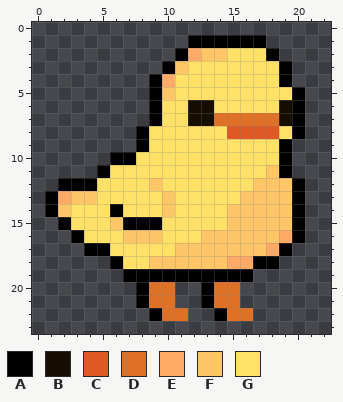
Edited in one commit: pixel-art sprite (data/gfx/waddle_idle_0.png). The picture above is the old version.
The file is 23x24 pixels.
Palette (. is transparent): A #000000  B #150e01  C #df5826  D #df7126  E #ffab67  F #ffc667  G #ffe167
Pixels before, first column x 1:
 1 ...........AAAAAA...
 2 ..........AEFFGGGA..
 3 .........AFGGGGGGGA.
 4 ........AEGGGGGGGGA.
 5 ........AFGGGGGGGGGA
 6 ........AGGBBGGGGGBA
 7 ........AGGBBDDDDDBA
 8 .......AGGGGGGCCCCGA
 9 .......AGGGGGGGGGGA.
10 .....AAGGGGGGGGGGGA.
11 ....AGGGGGGGGGGGGFA.
12 .AAAGGGGFGGGGGGGFFFA
13 AEFFGGGGGFGGGGGFFFFA
14 AFGGGAGGGFGGGGFFFFFA
15 .AGGGFAAAGGGGGFFFFFA
16 ..AGGGFFFGGGFFFFFFEA
17 ...AAGGGGGFFFFFFFEA.
18 .....AGGFFFFFFEEAA..
19 ......AAAAAAAAAA....
20 .......ADD..ADD.....
21 .......ADD..ADD.....
22 ........ADD..ADD....
The same view after the edit:
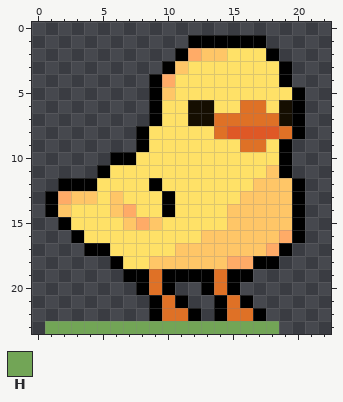
Colours new in this view: H #72a556
The exact change:
{"y":6,"x":16,"old":"GG","new":"DD"}
{"y":8,"x":14,"old":"G","new":"D"}
{"y":8,"x":19,"old":"G","new":"D"}
{"y":9,"x":16,"old":"GG","new":"DD"}
{"y":12,"x":9,"old":"F","new":"A"}
{"y":13,"x":6,"old":"G","new":"F"}
{"y":13,"x":10,"old":"F","new":"A"}
{"y":14,"x":6,"old":"AG","new":"FE"}
{"y":14,"x":10,"old":"F","new":"A"}
{"y":15,"x":6,"old":"FAAA","new":"GFEF"}
{"y":16,"x":7,"old":"FFF","new":"GGG"}
{"y":19,"x":9,"old":"A","new":"D"}
{"y":19,"x":14,"old":"A","new":"D"}
{"y":20,"x":10,"old":"D","new":"A"}
{"y":20,"x":15,"old":"D","new":"A"}
{"y":21,"x":8,"old":"AD","new":".A"}
{"y":21,"x":11,"old":".","new":"A"}
{"y":21,"x":13,"old":"AD","new":".A"}
{"y":21,"x":16,"old":".","new":"A"}
{"y":22,"x":12,"old":".","new":"A"}
{"y":22,"x":17,"old":".","new":"A"}
{"y":23,"x":1,"old":"..................","new":"HHHHHHHHHHHHHHHHHH"}
